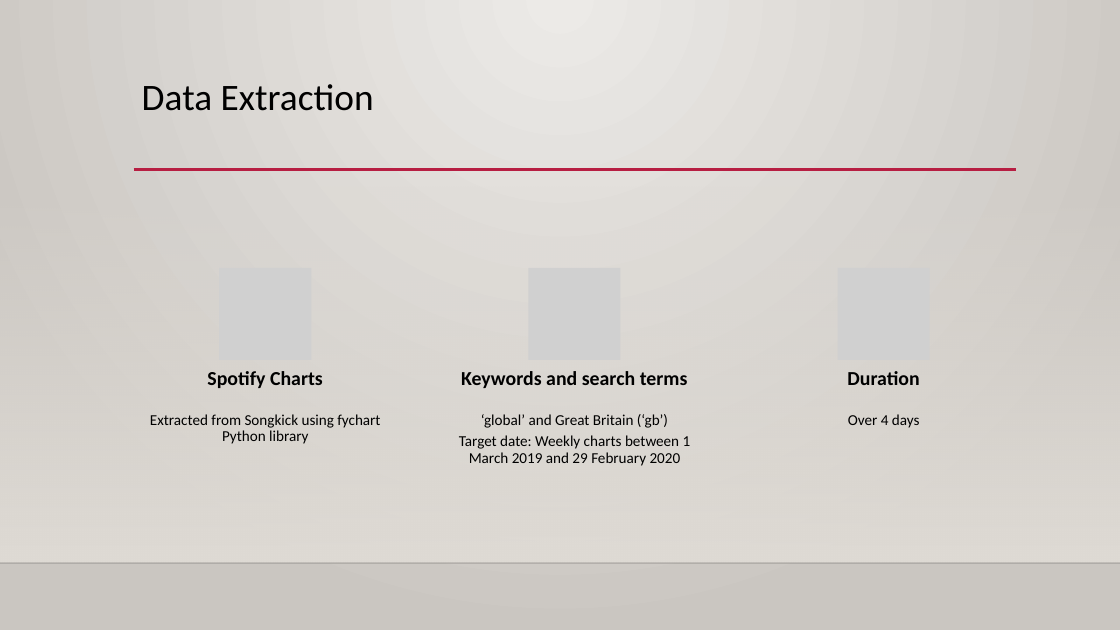
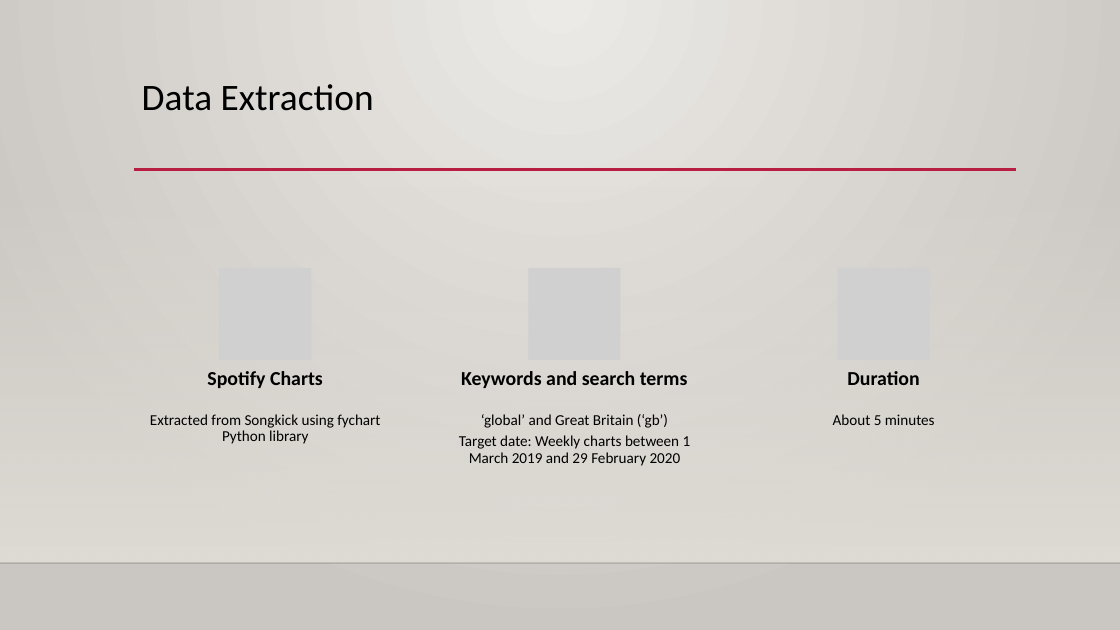
Before and after one commit to mahyarshu/Gigalytics, a slide deck: slide 31 of documents/Presentation/Innovators.pptx (slide 27 before the commit). Drawn at 1120x630 pixels with LibreOffice and Linux fonts; fonts in the diff are those of the drawing; grey boxes stand for pictures; background and template pictures are left out. Boxes give left, top, right and bottom in pixels: in the first picture for what was removed or moved away, otherwise in the second. Text is boxed around its words. In the diff, an @@ line names an element or a change of style, - is before the commit and + after.

```diff
--- a/documents/Presentation/Innovators.pptx
+++ b/documents/Presentation/Innovators.pptx
@@ text at [833,414,935,425]: text changed @@
-Over 4 days
+About 5 minutes
```
Also in this commit, not shown: 5 other slides changed, 10 slides added, 2 slides removed.
